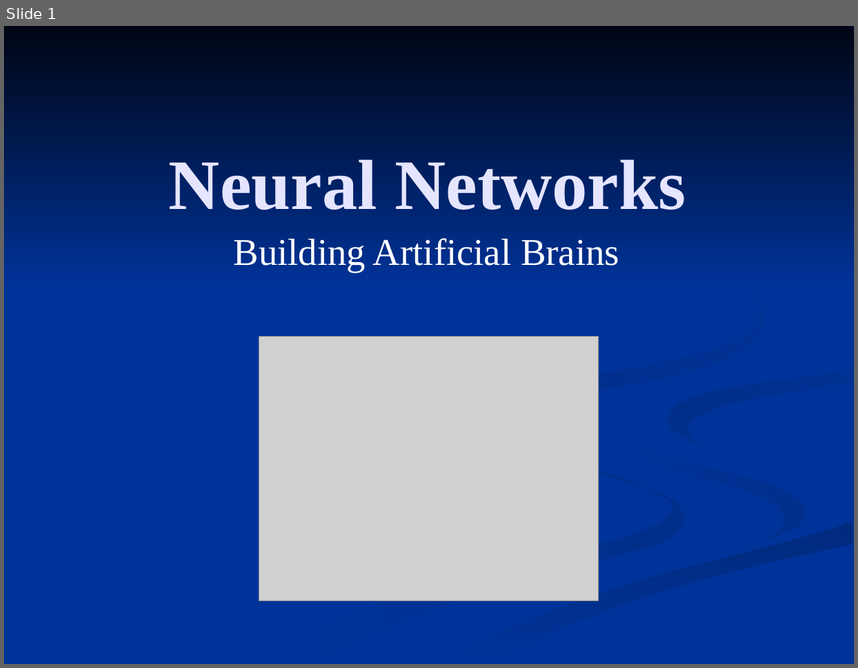
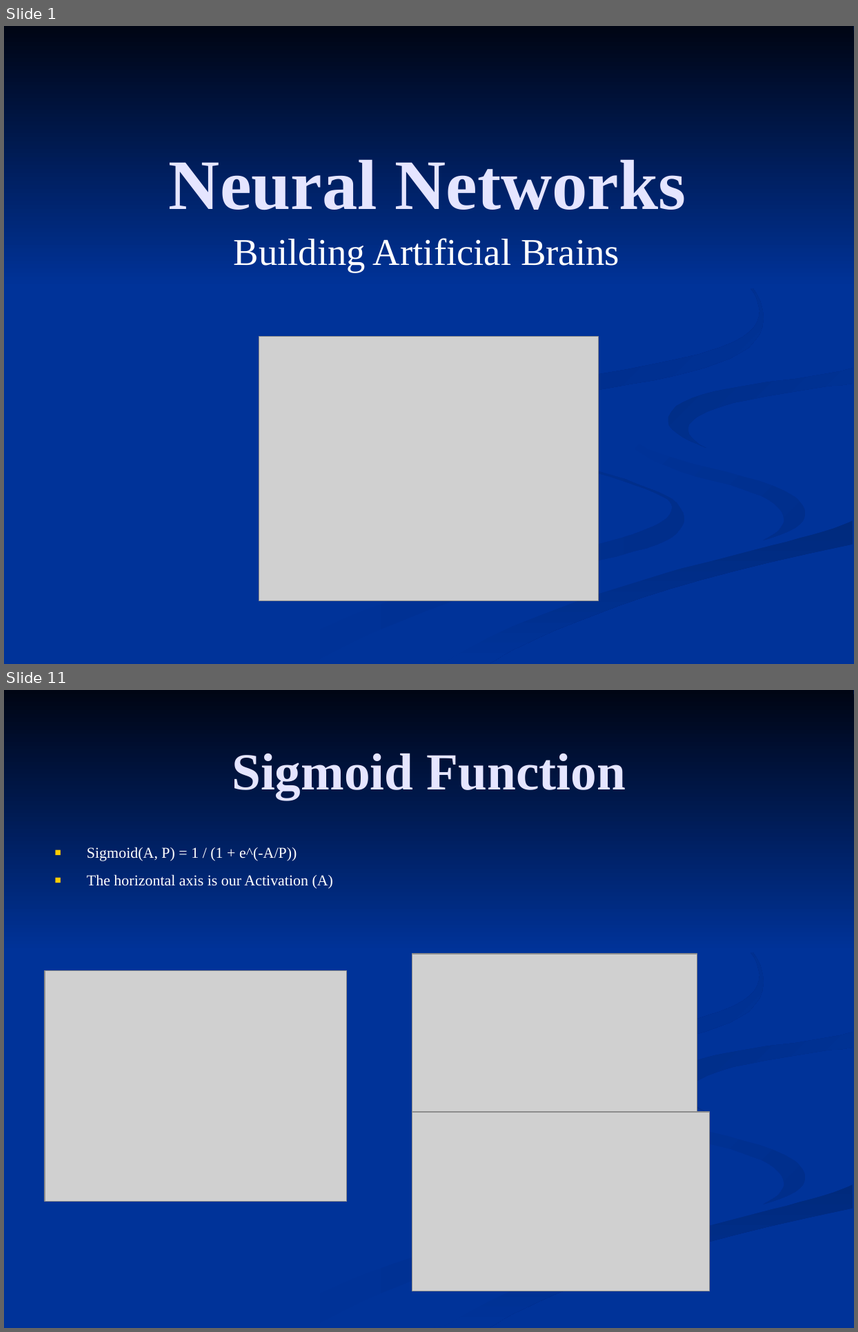
Before and after one commit to FleepyBeepy/Artificial-Intelligence, a slide deck: Lecture Slides/8.2 - Neural Networks.ppt. Shown one above the other, each under a label of ours: slide 1 before the commit, slides 1 and 11 after it; the slides between them are not shown. The pictures are 858x668 and 858x1332 pixels, drawn with LibreOffice and Linux fonts; fonts in the diff are those of the drawing; grey boxes stand for pictures. Boxes give left, top, right and bottom in pixels: in the first picture for what was removed or moved away, otherwise in the second. Text is boxed around its words. In the diff, an @@ line names an element or a change of style, - is before the commit and + after.

```diff
--- a/Lecture Slides/8.2 - Neural Networks.ppt
+++ b/Lecture Slides/8.2 - Neural Networks.ppt
@@ slide 11 added at bbox=[4, 690, 854, 1328], background #003399; not listed: 7 template elements that a slide beside it also shows @@
@@ title added at bbox=[232, 753, 625, 799], 44 pt, text #E5E5FF, bold @@
+Sigmoid Function
@@ text added at bbox=[87, 847, 333, 889], 12.8 pt, text #FFFFFF @@
+■ Sigmoid(A, P) = 1 / (1 + e^(-A/P))
+■ The horizontal axis is our Activation (A)
@@ picture added at bbox=[412, 954, 697, 1115] @@
@@ picture added at bbox=[45, 971, 346, 1201] @@
@@ picture added at bbox=[412, 1112, 710, 1291] @@
```
Also in this commit, not shown: 3 other slides changed, 12 other slides added, 2 slides removed, 1 other file.
